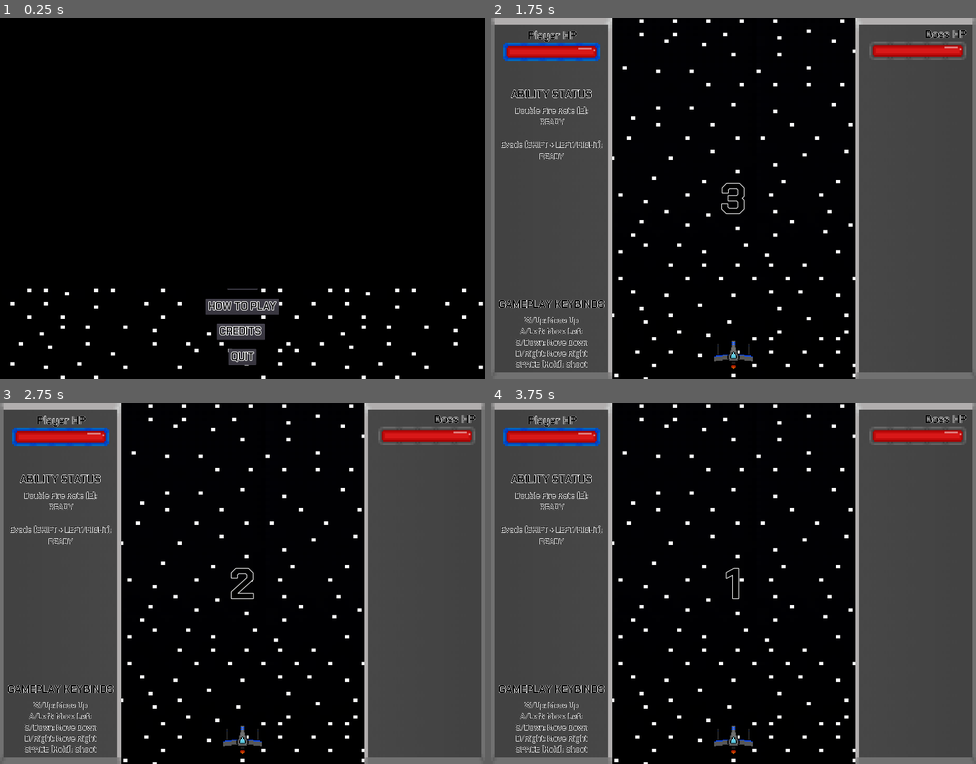
Above: before the commit, frames 1-4 (two rows, left to right).
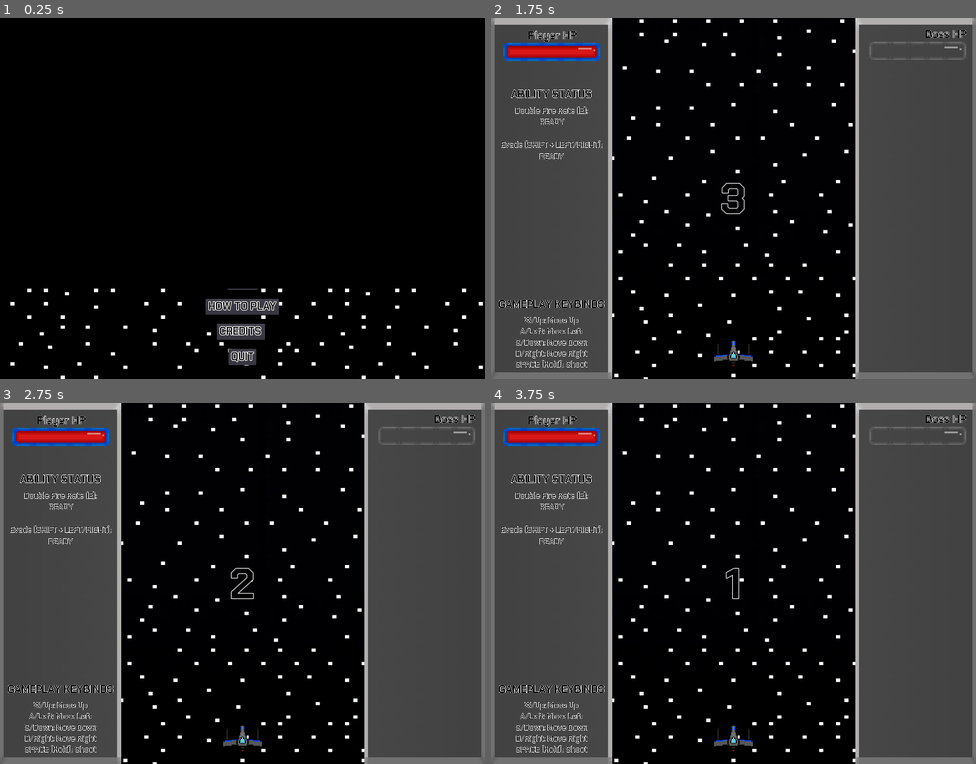
Above: after the commit, the same moments.

Repository: Cecilist/Final-BossFightBulletShooter
Game: Godot game, scene res://Menu/MainMenu.tscn
The game is run twice, just before and just after one commit, with the same random seed, the same clock (stepped at 60 frames per second) and the same inputs.
Inputs:
- Up to frame 1 (0.25 s): no input
- Up to frame 2 (1.75 s): click "PLAY" at 0.5 s; click "PLAY" at 1.25 s
- Up to frame 3 (2.75 s): tap Enter (play_game) at 2 s; hold D (move_right) from 2.03 s (still down); hold Shift (evade) from 2.03 s (still down)
- Up to frame 4 (3.75 s): release D (move_right) at 2.78 s; release Shift (evade) at 2.78 s; hold S (move_down) 2.78-3.53 s; tap E (fire_rate_ability) at 2.85 s; tap Space (shoot) at 3.5 s; hold D (move_right) from 3.53 s (still down); tap Enter (play_game) at 3.6 s

Frame 1 is identical in both runs. In frame 2, 0.6% of the frame differs, in the area x 49-98%, y 7-98%; in frame 3, 0.6%; in frame 4, 0.6%.

Commit message:
Boss now stops moving when paused

Diff:
--- a/project/Boss/Boss.gd
+++ b/project/Boss/Boss.gd
@@ -20,11 +20,14 @@
 	$CollisionShape2D.disabled = false
 	$Area2D/CollisionShape2D.disabled = false
 	$PatternSwitcher.start()
+	_pattern_n_way_Burst()
 	_velocity = Vector2(50,0)
 
 
 
+
 func _physics_process(_delta):
+
 	_remaining_boss_health = clamp(_remaining_boss_health, 0, 1000)
 
 	is_paused = get_parent().is_paused
@@ -33,8 +36,7 @@
 		get_parent().show_won_game()
 		_velocity = Vector2(0,0)
 
-
-	boss_health_percent = _remaining_boss_health / boss_health
+		boss_health_percent = _remaining_boss_health / boss_health
 	boss_health_percent = clamp(boss_health_percent, 0, 100)
 
 	# Needs to be implemented in a less overwhelming way
@@ -44,21 +46,21 @@
 		_boss_can_shoot = false
 		$BossShotTimer.start()
 
+
 	if _boss_can_shoot == true:
 		$PatternSwitcher.paused = true
 	else:
 		$PatternSwitcher.paused = false
 
-
-
-	var _ignored := move_and_slide(_velocity)
-	if get_slide_count() > 0 and _remaining_boss_health > 0:
-		print("Boss Health is ", boss_health)
-		_velocity *= Vector2(-1,0)
+	if is_paused == false:
+		var _ignored := move_and_slide(_velocity)
+		if get_slide_count() > 0:
+			_velocity *= Vector2(-1,0)
 
 
 func _on_BossShotTimer_timeout():
 	_boss_can_shoot = true
+
 
 
 func _on_PatternSwitcher_timeout():
@@ -105,6 +107,17 @@
 	get_node("/root/Level/Boss").call_deferred("add_child", _pattern)
 	_pattern.global_position = $AnimatedSprite.position
 
+func _pattern_n_way_Burst():
+	var _pattern: Node2D = load("res://Boss/StaticPatterns/nWayBurst.tscn").instance()
+	var _pattern1: Node2D = load("res://Boss/StaticPatterns/nWayBurst.tscn").instance()
+	var _pattern2: Node2D = load("res://Boss/StaticPatterns/nWayBurst.tscn").instance()
+	get_node("/root/Level/Boss").call_deferred("add_child", _pattern)
+	get_node("/root/Level/Boss").call_deferred("add_child", _pattern1)
+	get_node("/root/Level/Boss").call_deferred("add_child", _pattern2)
+	_pattern.global_position = $SpinnerSpawn3.position
+	_pattern1.global_position = $SpinnerSpawn2.position
+	_pattern2.global_position = $SpinnerSpawn1.position
+
 
 
 func _on_Area2D_area_entered(area):
--- a/project/Boss/Boss.tscn
+++ b/project/Boss/Boss.tscn
@@ -8,14 +8,14 @@
 
 [sub_resource type="SpriteFrames" id=1]
 animations = [ {
+"frames": [ ExtResource( 4 ) ],
+"loop": true,
+"name": "left",
+"speed": 5.0
+}, {
 "frames": [ ExtResource( 5 ) ],
 "loop": true,
 "name": "right",
-"speed": 5.0
-}, {
-"frames": [ ExtResource( 4 ) ],
-"loop": true,
-"name": "left",
 "speed": 5.0
 }, {
 "frames": [ ExtResource( 1 ) ],
--- a/project/Boss/StaticPatterns/nWayStraight.gd
+++ b/project/Boss/StaticPatterns/nWayBurst.gd
@@ -1,11 +1,11 @@
-class_name nWayStraight
+class_name nWayBurst
 extends Node2D
 
 
 export var _rotation_speed: int = 0
 export var _shoot_time: float = 0.5
-export var _cannons_count: float  = 64
-export var _radius: int  = 100
+export var _cannons_count: float  = 5
+export var _radius: int  = 1
 
 var _bullet: PackedScene = preload("res://Boss/BossBullet.tscn")
 
@@ -15,11 +15,11 @@
 func _ready():
 	$KillTimer.start()
 	$KillTimer.one_shot = true
-	var step = 2 * PI / _cannons_count
+	var step = (2/PI) / _cannons_count
 
 	for i in range(_cannons_count):
 		var cannon = Node2D.new()
-		var pos = Vector2(_radius, 0).rotated(step * i)
+		var pos = Vector2(_radius, 0).rotated(step * i+1)
 		cannon.position = pos
 		cannon.rotation = pos.angle()
 		rotater.add_child(cannon)
--- a/project/Boss/StaticPatterns/nWayStraight.tscn
+++ b/project/Boss/StaticPatterns/nWayBurst.tscn
@@ -1,8 +1,8 @@
 [gd_scene load_steps=2 format=2]
 
-[ext_resource path="res://Boss/StaticPatterns/nWayStraight.gd" type="Script" id=1]
+[ext_resource path="res://Boss/StaticPatterns/nWayBurst.gd" type="Script" id=1]
 
-[node name="nWayStraight" type="Node2D"]
+[node name="nWayBurst" type="Node2D"]
 script = ExtResource( 1 )
 
 [node name="Timer" type="Timer" parent="."]
--- a/project/Menu/MainMenu.tscn
+++ b/project/Menu/MainMenu.tscn
@@ -75,7 +75,6 @@
 scale = Vector2( 0.5, 0.5 )
 frames = SubResource( 2 )
 animation = "flying"
-frame = 1
 playing = true
 
 [node name="TitleShipSprite" type="AnimatedSprite" parent="."]
--- a/project/Player/Player.tscn
+++ b/project/Player/Player.tscn
@@ -93,7 +93,6 @@
 [node name="ExhaustSprite" type="AnimatedSprite" parent="."]
 frames = SubResource( 1 )
 animation = "flying"
-frame = 3
 playing = true
 
 [node name="ShipSprite" type="AnimatedSprite" parent="."]
--- a/project/project.godot
+++ b/project/project.godot
@@ -60,6 +60,11 @@
 "path": "res://Transitions/Transition.gd"
 }, {
 "base": "Node2D",
+"class": "nWayBurst",
+"language": "GDScript",
+"path": "res://Boss/StaticPatterns/nWayBurst.gd"
+}, {
+"base": "Node2D",
 "class": "nWayStraight",
 "language": "GDScript",
 "path": "res://Boss/StaticPatterns/nWayStraight.gd"
@@ -75,6 +80,7 @@
 "Player": "",
 "PlayerBullet": "",
 "Transition": "",
+"nWayBurst": "",
 "nWayStraight": ""
 }
 
